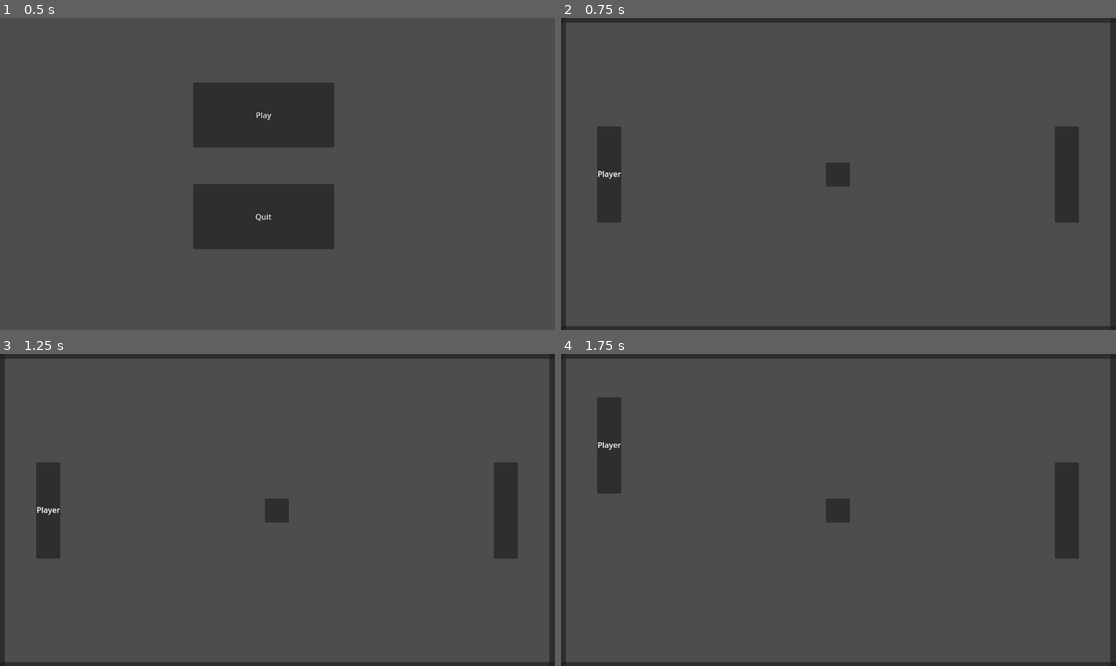
Above: before the commit, frames 1-4 (two rows, left to right).
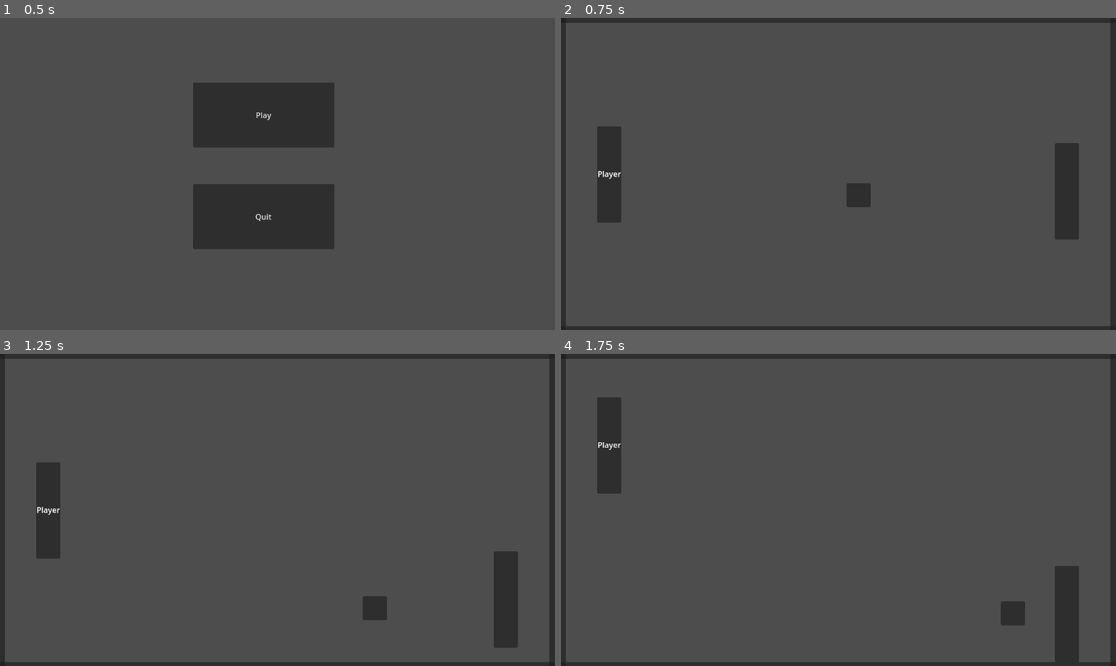
Above: after the commit, the same moments.

Repository: ml32709/20gc-1-pong
Game: Godot game, scene res://main.tscn
Same seed, same stepped clock (60 frames per second), same inputs: the game is played once before the commit and once after it.
Inputs:
- Up to frame 1 (0.5 s): no input
- Up to frame 2 (0.75 s): click "Play" at 0.5 s
- Up to frame 3 (1.25 s): no input
- Up to frame 4 (1.75 s): hold Up (ui_up) from 1.28 s (still down)

Frame 1 is identical in both runs. In frame 2, 1.1% of the frame differs, in the area x 47-94%, y 34-72%; in frame 3, 3.1%; in frame 4, 3.3%, in the area x 47-94%, y 34-99%.

Commit message:
Ball and foe movement

Diff:
--- a/Ball/ball.gd
+++ b/Ball/ball.gd
@@ -1,20 +1,26 @@
 extends CharacterBody2D
 
 var SPEED = 300.0
+var xDirection = -1
+var yDirection = -1
+var contestantPoint = 0
 
 func _physics_process(delta):
-
+	velocity.x = xDirection * SPEED
+	velocity.y = yDirection * SPEED
 	move_and_slide()
 
 func _on_bump_detection_body_entered(body):
-	if body.name == "player":
-		# Flip x direction
-		pass
+	if body.name == "PointWall" || body.name == "PointWall2":
+		print("point")
+		SPEED = 0
+		if xDirection == -1:
+			contestantPoint = 1
+		if xDirection == 1:
+			contestantPoint = -1
+	else:
+		SPEED += 20
+		xDirection *= -1
 
-	if body.name == "foe":
-		#Flip x direction
-		pass
-
-	if body.name == "PointWall":
-		# Need to distinguish between left and right wall, then change score accordingly
-		pass
+func _on_wall_bump_detection_body_entered(body):
+	yDirection *= -1
--- a/Ball/ball.tscn
+++ b/Ball/ball.tscn
@@ -7,6 +7,9 @@
 
 [sub_resource type="RectangleShape2D" id="RectangleShape2D_nurqd"]
 size = Vector2(54, 40)
+
+[sub_resource type="RectangleShape2D" id="RectangleShape2D_17i40"]
+size = Vector2(40, 54)
 
 [node name="Ball" type="CharacterBody2D"]
 script = ExtResource("1_nugne")
@@ -25,4 +28,10 @@
 [node name="CollisionShape2D" type="CollisionShape2D" parent="BumpDetection"]
 shape = SubResource("RectangleShape2D_nurqd")
 
+[node name="WallBumpDetection" type="Area2D" parent="."]
+
+[node name="CollisionShape2D" type="CollisionShape2D" parent="WallBumpDetection"]
+shape = SubResource("RectangleShape2D_17i40")
+
 [connection signal="body_entered" from="BumpDetection" to="." method="_on_bump_detection_body_entered"]
+[connection signal="body_entered" from="WallBumpDetection" to="." method="_on_wall_bump_detection_body_entered"]
--- a/Foe/foe.gd
+++ b/Foe/foe.gd
@@ -1,7 +1,24 @@
 extends CharacterBody2D
 
 var SPEED = 300.0
+var yDirection = 0
 
 func _physics_process(delta):
+	position.x = 1050
+
+	var arena_node = get_parent()
+	var ball_node = arena_node.get_node("Ball")
+	var ball_position = ball_node.global_position
+
+	if ball_position.y > position.y:
+		yDirection = 1
+
+	if ball_position.y < position.y:
+		yDirection = -1
+
+	if ball_position.y == position.y:
+		yDirection = 0
+
+	velocity.y = yDirection * SPEED
 
 	move_and_slide()
Not shown: 1 places in Ball/ball.tscn that only renumber resources
